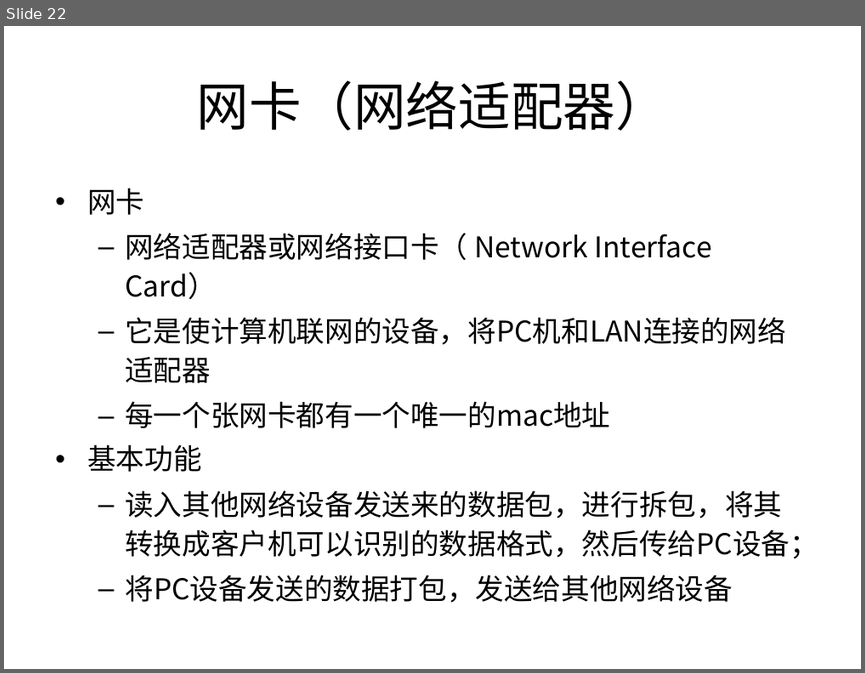
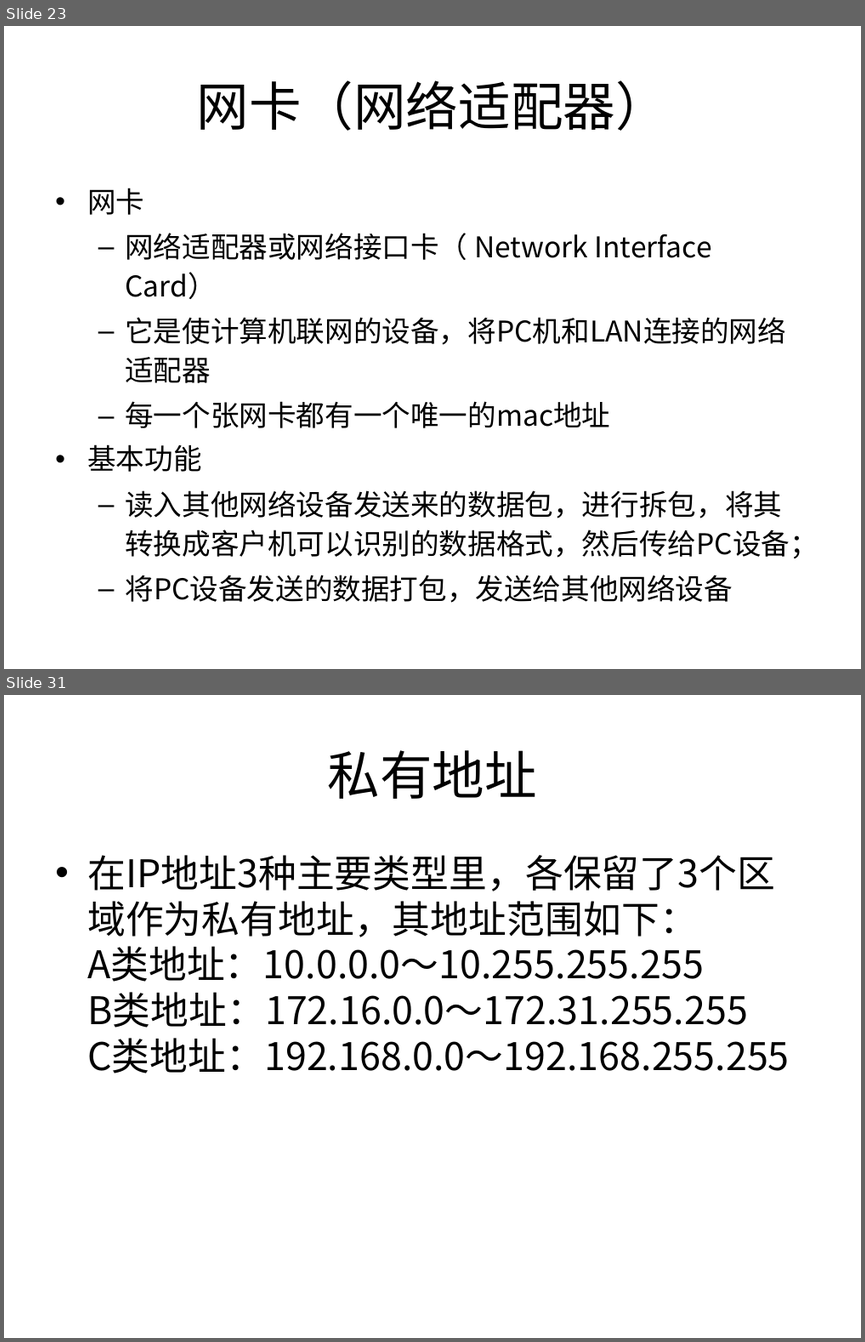
Before and after one commit to sans123wx/class, a slide deck: 第六章 计算机网络.pptx. Shown one above the other, each under a label of ours: slide 22 before the commit, slides 23 and 31 after it; the slides between them are not shown. The pictures are 865x673 and 865x1342 pixels, drawn with LibreOffice and Linux fonts; fonts in the diff are those of the drawing. Boxes give left, top, right and bottom in pixels: in the first picture for what was removed or moved away, otherwise in the second. Text is boxed around its words. In the diff, an @@ line names an element or a change of style, - is before the commit and + after.

```diff
--- a/第六章 计算机网络.pptx
+++ b/第六章 计算机网络.pptx
@@ slide 31 added at [4, 695, 861, 1338], background #FFFFFF @@
@@ title added at [328, 750, 537, 799], 44 pt, text #000000 @@
+私有地址
@@ text added at [87, 855, 789, 1073], 32 pt, text #000000 @@
+• 在IP地址3种主要类型里，各保留了3个区域作为私有地址，其地址范围如下：
+  A类地址：10.0.0.0～10.255.255.255
+  B类地址：172.16.0.0～172.31.255.255
+  C类地址：192.168.0.0～192.168.255.255
@@ what was slide 22 is now slide 23 @@
```
Also in this commit, not shown: 15 slides changed, 10 other slides added, 1 other file.
